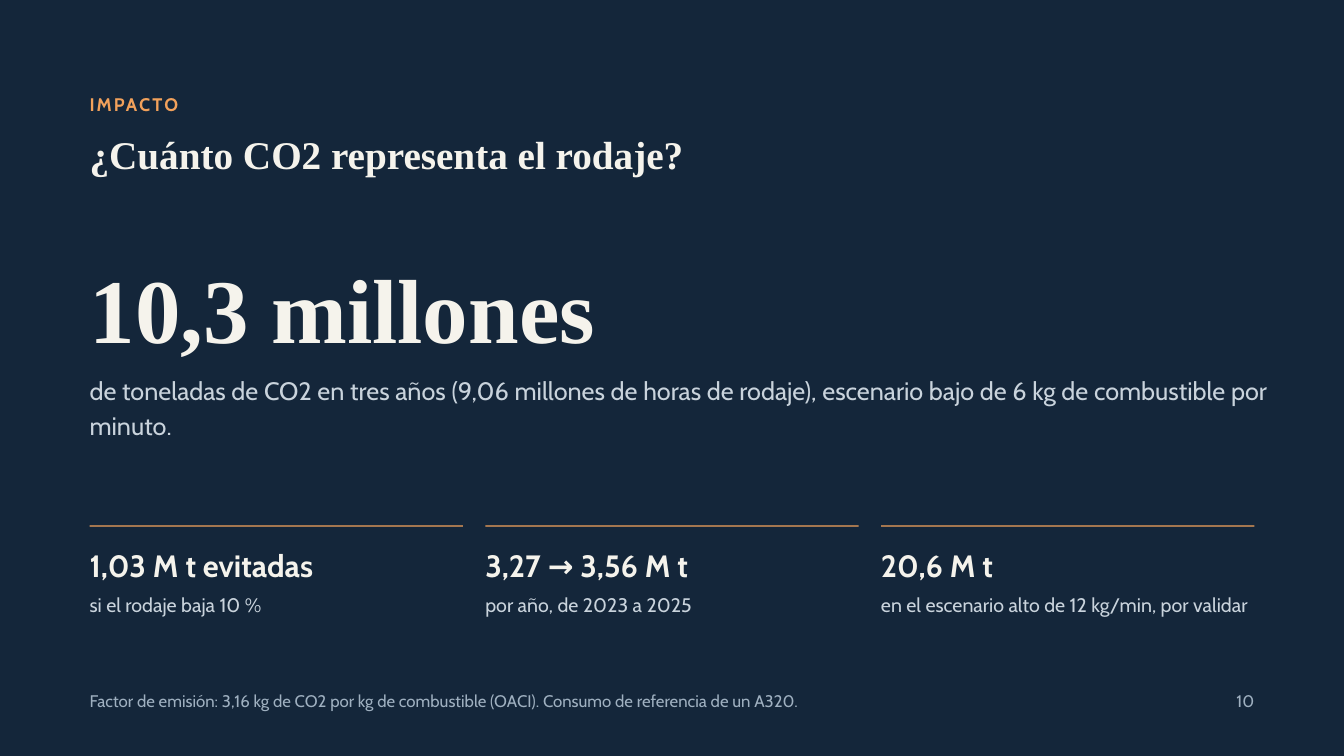
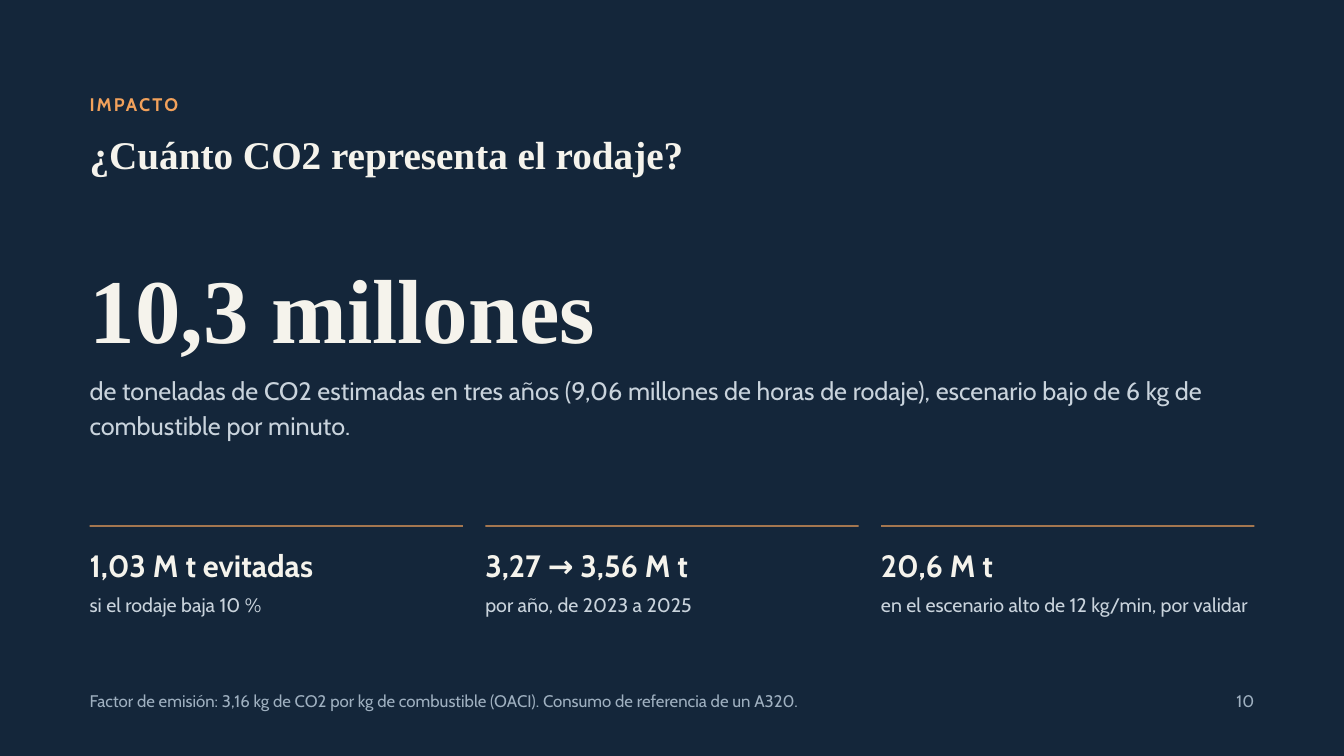
Before and after one commit to danieeeel11/ProyectoBigData, a slide deck: slide 10 of Rodaje en tierra y CO2 — Presentación.pptx. Drawn at 1344x756 pixels with LibreOffice and Linux fonts; fonts in the diff are those of the drawing. Boxes give left, top, right and bottom in pixels: in the first picture for what was removed or moved away, otherwise in the second. Text is boxed around its words. In the diff, an @@ line names an element or a change of style, - is before the commit and + after.

```diff
--- a/Rodaje en tierra y CO2 — Presentación.pptx
+++ b/Rodaje en tierra y CO2 — Presentación.pptx
@@ text at (x1=90, y1=381, x2=1202, y2=441): text changed @@
-de toneladas de CO2 en tres años (9,06 millones de horas de rodaje), escenario bajo de 6 kg de combustible por minuto.
+de toneladas de CO2 estimadas en tres años (9,06 millones de horas de rodaje), escenario bajo de 6 kg de combustible por minuto.
```
Also in this commit, not shown: 2 other slides changed, 2 other files.
